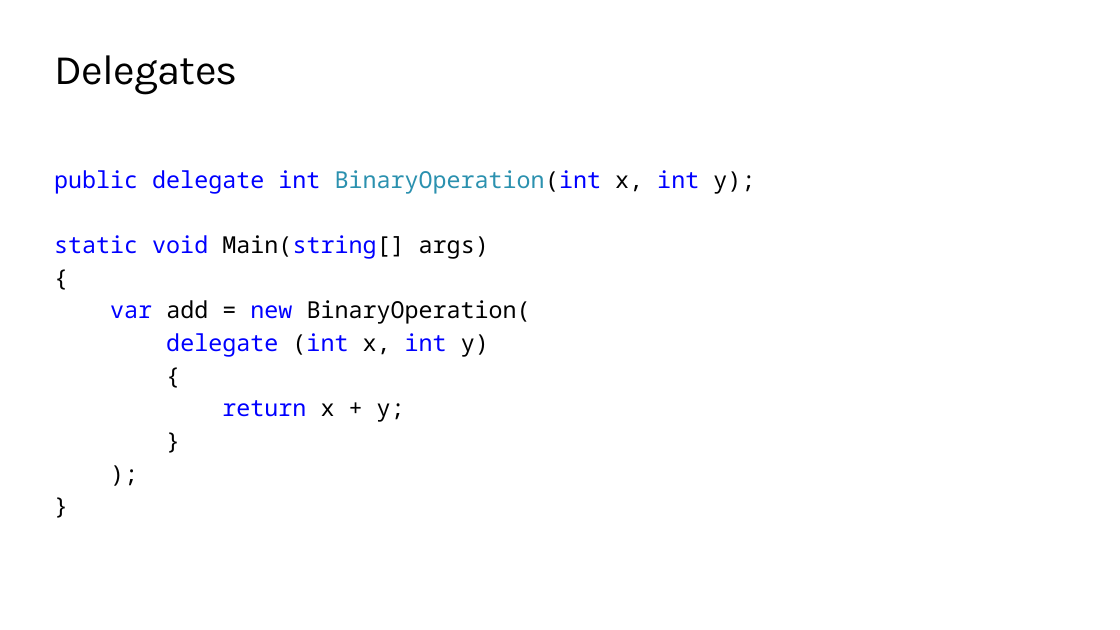
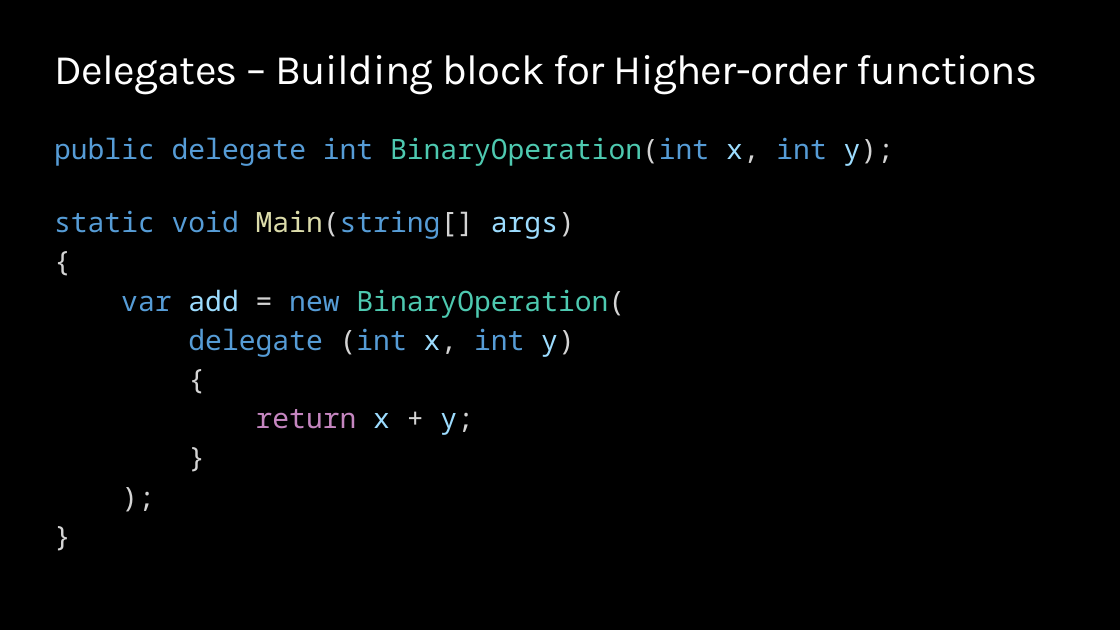
Before and after one commit to ondfisk/BDSA2020, a slide deck: slide 8 of Slides/Lecture03 - Lambdas and LINQ.pptx (slide 6 before the commit). Drawn at 1120x630 pixels with LibreOffice and Linux fonts; fonts in the diff are those of the drawing; background and template pictures are left out. Boxes give left, top, right and bottom in pixels: in the first picture for what was removed or moved away, otherwise in the second. Text is boxed around its words. In the diff, an @@ line names an element or a change of style, - is before the commit and + after.

```diff
--- a/Slides/Lecture03 - Lambdas and LINQ.pptx
+++ b/Slides/Lecture03 - Lambdas and LINQ.pptx
@@ background #FFFFFF to #000000 @@
@@ title at bbox=[54, 55, 1038, 95]: text changed; text colour #000000 to #FFFFFF @@
-Delegates
+Delegates – Building block for Higher-order functions
@@ text "public delegate int BinaryOperation(int x, ..." at bbox=[54, 137, 894, 435]: size 20 to 24 pt; text colour #0000FF to #569CD6 in "public delegate int BinaryOperation(int int", "static void Main(string[]", "var new", "delegate (int int"; text colour #2B91AF to #4EC9B0 in "BinaryOperation(int"; text colour #000000 to #D4D4D4 in "BinaryOperation(int x, y);", "Main(string[] args)", "{", "= BinaryOperation(" and 6 more places; text colour #000000 to #9CDCFE in "x, y);", "args)", "add", "x, y)" and 1 more places; text colour #000000 to #DCDCAA in "Main(string[]"; text colour #000000 to #4EC9B0 in "BinaryOperation("; text colour #0000FF to #C586C0 in "return" @@
```
Also in this commit, not shown: 10 other slides changed, 5 slides added, 1 other file.
